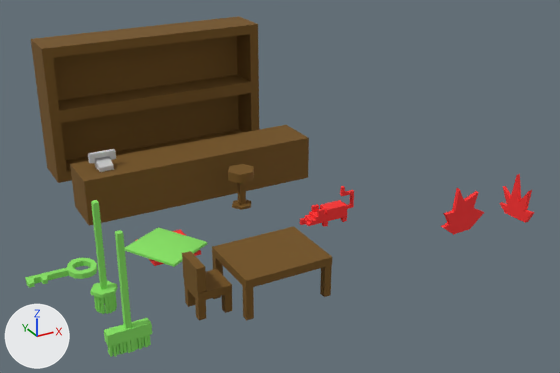
The FBX model Assets/ZoliAssets/sepru.FBX: old version first, new version second.
One viewpoint serves both versions: a 50 mm lens placed at (-8.49, -15.91, 10.92), pointed at (2.51, 4.09, 0.92). Every picture has the same lights, and +X, +Y and +Z are marked at lower left. Where no turn or scale is listed for an object, it has been applied to the vertices.

The first picture shows 'asztal', 'barpult', 'barszek', 'barszekreny', 'felmoso', 'karton', 'kulcs', 'paca', 'patkany', 'sepru', 'szek', 'telefon', 'tuz'.
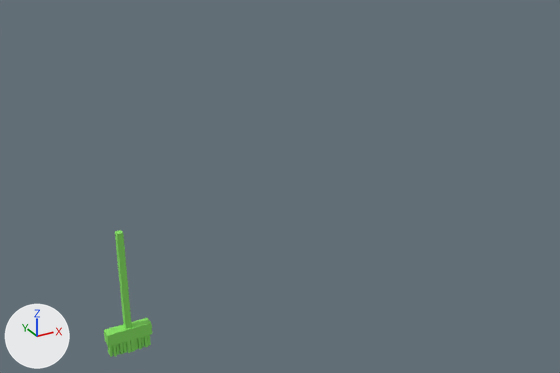
What differs and where, as boxes (x1, y1, x2, y2) in the pictures (560 x 373 px):
'barszekreny', deleted (brown): before (31, 17, 259, 183)
'barpult', deleted (brown): before (70, 125, 309, 226)
'asztal', deleted (brown): before (212, 226, 332, 320)
'szek', deleted (brown): before (182, 251, 232, 320)
'tuz', deleted (red): before (441, 174, 535, 235)
'karton', deleted (green): before (125, 227, 207, 267)
'felmoso', deleted (green): before (90, 200, 118, 314)
'patkany', deleted (red): before (300, 186, 354, 227)
'kulcs', deleted (green): before (25, 258, 97, 288)
'barszek', deleted (brown): before (228, 164, 254, 210)
'telefon', deleted: before (88, 149, 116, 172)
'paca', deleted: before (135, 230, 201, 266)

The change, as a list of edits to the scene's bpy script:
```text
Remove ob_szek:
    ob_szek = bpy.data.objects.new('szek', me_mesh_001)
    ob_szek.location = (-1.84, 0.03, 0.0)
Remove ob_barszekreny:
    ob_barszekreny = bpy.data.objects.new('barszekreny', me_mesh_005)
    ob_barszekreny.location = (0.79, 10.76, 0.02)
Remove ob_barszek:
    ob_barszek = bpy.data.objects.new('barszek', me_mesh_002)
    ob_barszek.location = (1.66, 5.18, 0.0)
Remove ob_tuz:
    ob_tuz = bpy.data.objects.new('tuz', me_mesh_011)
    ob_tuz.location = (6.78, 0.13, 0.0)
Remove ob_karton:
    ob_karton = bpy.data.objects.new('karton', me_mesh_007)
    ob_karton.location = (-1.72, 3.34, 0.0)
Remove ob_kulcs:
    ob_kulcs = bpy.data.objects.new('kulcs', me_mesh_008)
    ob_kulcs.location = (-4.78, 3.27, 0.1)
Remove ob_barpult:
    ob_barpult = bpy.data.objects.new('barpult', me_mesh_004)
    ob_barpult.location = (0.79, 6.95, 0.0)
Remove ob_asztal:
    ob_asztal = bpy.data.objects.new('asztal', me_mesh)
    ob_asztal.location = (0.0, 0.0, 0.0)
Remove ob_telefon:
    ob_telefon = bpy.data.objects.new('telefon', me_mesh_003)
    ob_telefon.location = (-2.35, 6.87, 1.53)
Remove ob_felmoso:
    ob_felmoso = bpy.data.objects.new('felmoso', me_mesh_009)
    ob_felmoso.location = (-4.16, 1.32, -0.03)
Remove ob_patkany:
    ob_patkany = bpy.data.objects.new('patkany', me_mesh_012)
    ob_patkany.location = (3.45, 2.74, 0.0)
Remove ob_paca:
    ob_paca = bpy.data.objects.new('paca', me_mesh_006)
    ob_paca.location = (-1.59, 3.52, 0.0)
```
